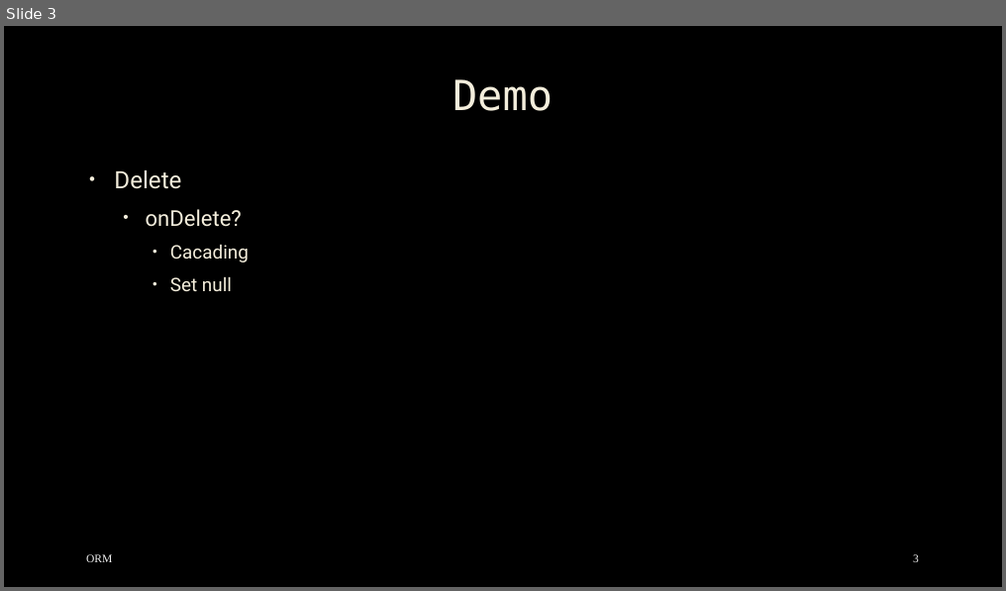
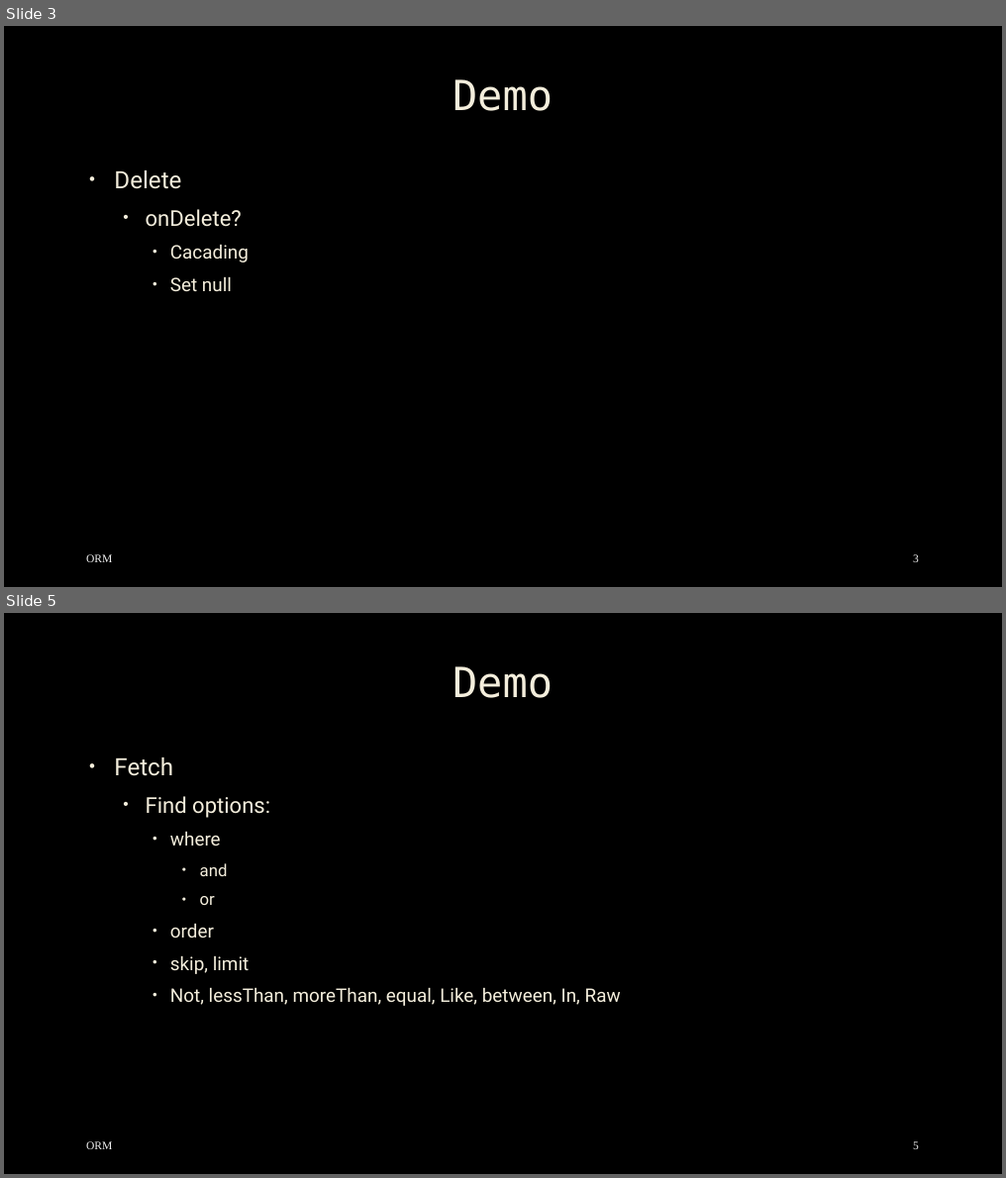
Before and after one commit to mostafa8026/nestjs-course, a slide deck: orm/orm-03.pptx. Shown one above the other, each under a label of ours: slide 3 before the commit, slides 3 and 5 after it; the slides between them are not shown. The pictures are 1006x591 and 1006x1178 pixels, drawn with LibreOffice and Linux fonts; fonts in the diff are those of the drawing; background and template pictures are left out. Boxes give left, top, right and bottom in pixels: in the first picture for what was removed or moved away, otherwise in the second. Text is boxed around its words. In the diff, an @@ line names an element or a change of style, - is before the commit and + after.

```diff
--- a/orm/orm-03.pptx
+++ b/orm/orm-03.pptx
@@ slide 5 added at box(4, 613, 1002, 1174), background picture (left out) @@
@@ title added at box(452, 666, 552, 698), 40 pt, text #F4EEDC @@
+Demo
@@ text added at box(114, 758, 621, 1006), 18 pt, text #F4EEDC @@
+• Fetch
+  • Find options:
+    • where
+      • and
+      • or
+    • order
+    • skip, limit
+    • Not, lessThan, moreThan, equal, Like, between, In, Raw
@@ text added at box(86, 1142, 112, 1150), 11 pt, text #F2F2F2 @@
+ORM
@@ page number added at box(913, 1142, 919, 1150), 11 pt, text #F2F2F2 @@
+5
```
Also in this commit, not shown: 1 slide changed, 2 other slides added.
